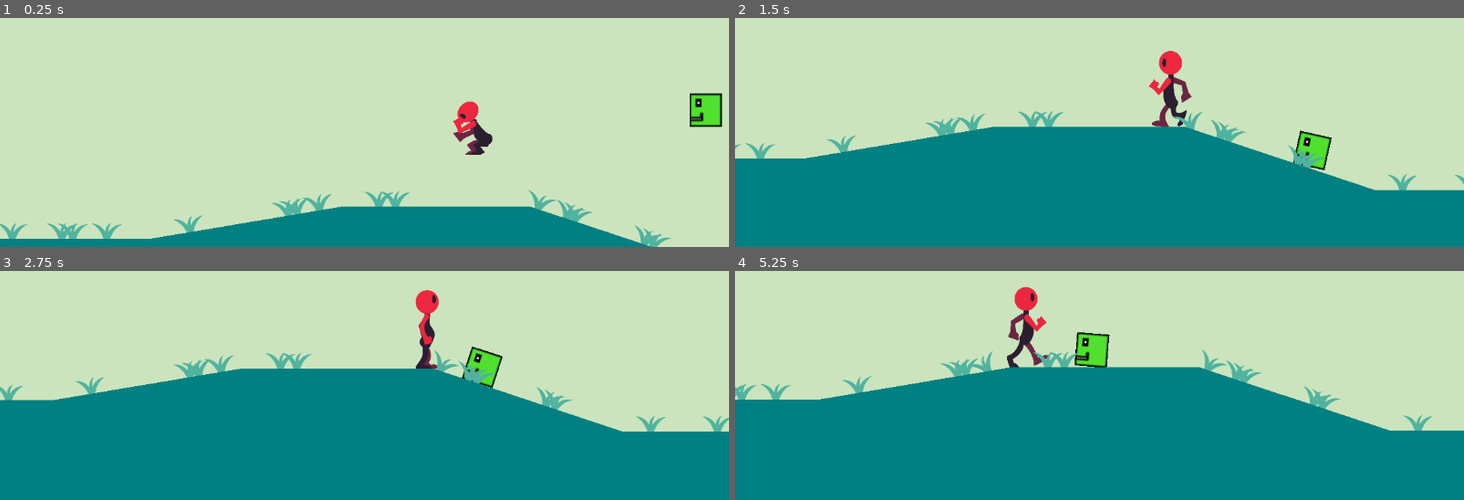
Above: before the commit, frames 1-4 (two rows, left to right).
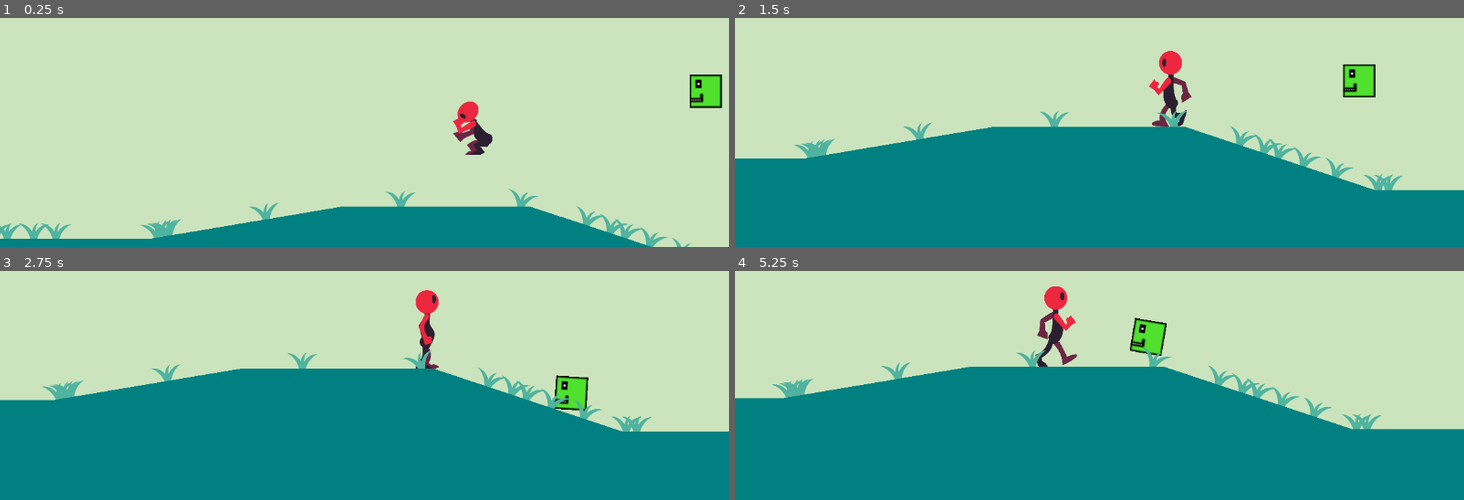
Above: after the commit, the same moments.

Repository: kir-55/TheArmheide
Game: Godot game, scene res://Scenes/Game.tscn
The game is run twice, just before and just after one commit, with the same random seed, the same clock (stepped at 60 frames per second) and the same inputs. The engine's default icon, where the game draws it, is replaced by a stand-in: a white triangle on a blue panel in a dark square.
Inputs (mouse positions are in pixels of both pictures, inside the frame that each line leads up to):
- Up to frame 1 (0.25 s): no input
- Up to frame 2 (1.5 s): move the mouse to (1259, 22) at 0.52 s; press the mouse at (1259, 22) at 0.53 s; move the mouse to (953, 63) at 1.27 s; release the mouse at (953, 63) at 1.28 s; click (953, 63) at 1.35 s
- Up to frame 3 (2.75 s): move the mouse to (outside the picture) at 2.02 s; press the mouse at (outside the picture) at 2.03 s
- Up to frame 4 (5.25 s): move the mouse to (1063, 376) at 2.77 s; release the mouse at (1063, 376) at 2.78 s; click (1063, 376) at 2.85 s; move the mouse to (1318, 355) at 3.52 s; press the mouse at (1318, 355) at 3.53 s; move the mouse to (outside the picture) at 4.27 s; release the mouse at (outside the picture) at 4.28 s; click (outside the picture) at 4.35 s; move the mouse to (1135, 296) at 5.02 s; press the mouse at (1135, 296) at 5.03 s

The runs differ from the first frame. In frame 1, 3.3% of the frame differs, in the area x 0-100%, y 24-100%; in frame 2, 3.5%; in frame 3, 3.3%; in frame 4, 7.2%, in the area x 0-100%, y 6-70%.

Commit message:
Minor tweaks - mostly nameing

Diff:
--- a/Scenes/Game.tscn
+++ b/Scenes/Game.tscn
@@ -1,13 +1,13 @@
 [gd_scene load_steps=12 format=3 uid="uid://b232mspaehrfk"]
 
 [ext_resource type="PackedScene" uid="uid://cly0k6aynga6o" path="res://Scenes/Player.tscn" id="2_ak363"]
-[ext_resource type="Script" path="res://Scripts/Camera.gd" id="3_6coef"]
+[ext_resource type="Script" path="res://Scripts/camera.gd" id="3_6coef"]
 [ext_resource type="Shader" uid="uid://bdq6jcim2vtvq" path="res://line.tres" id="4_tcox1"]
 [ext_resource type="PackedScene" uid="uid://dou4shwlwq4ya" path="res://Scenes/grasss.tscn" id="5_dvx3f"]
 [ext_resource type="PackedScene" uid="uid://ba3si7esec1ox" path="res://Scenes/tower.tscn" id="6_4j0ad"]
-[ext_resource type="Script" path="res://Scripts/HealthSystem.gd" id="6_mdbda"]
+[ext_resource type="Script" path="res://Scripts/Unused/health_system.gd" id="6_mdbda"]
 [ext_resource type="Script" path="res://Scripts/random_system.gd" id="7_5clvn"]
-[ext_resource type="Script" path="res://Scripts/LineGenerator.gd" id="7_qwvaq"]
+[ext_resource type="Script" path="res://Scripts/TerrainGeneration/line_generator.gd" id="7_qwvaq"]
 [ext_resource type="PackedScene" uid="uid://dmf8sf2rn0k64" path="res://Scenes/main_house.tscn" id="8_us4v6"]
 [ext_resource type="PackedScene" uid="uid://cun8flcxq70m4" path="res://Scenes/enemy.tscn" id="10_t63s6"]
 
--- a/Scenes/Main House Menu/main_house_menu.tscn
+++ b/Scenes/Main House Menu/main_house_menu.tscn
@@ -1,6 +1,6 @@
 [gd_scene load_steps=3 format=3 uid="uid://dto7gf217r7fk"]
 
-[ext_resource type="Script" path="res://Scripts/menu.gd" id="1_2dpv6"]
+[ext_resource type="Script" path="res://Scripts/UI/menu.gd" id="1_32elb"]
 [ext_resource type="Texture2D" uid="uid://b5mon5nuxgdtw" path="res://icon.png" id="1_lyur8"]
 
 [node name="Main House Menu" type="Control"]
@@ -12,7 +12,7 @@
 offset_bottom = -328.0
 grow_horizontal = 2
 grow_vertical = 2
-script = ExtResource("1_2dpv6")
+script = ExtResource("1_32elb")
 
 [node name="TabContainer" type="TabContainer" parent="."]
 layout_mode = 1
--- a/Scenes/Main House Menu/main_house_popup.tscn
+++ b/Scenes/Main House Menu/main_house_popup.tscn
@@ -1,6 +1,6 @@
 [gd_scene load_steps=3 format=3 uid="uid://bd8akof5a011b"]
 
-[ext_resource type="Script" path="res://Scripts/popup.gd" id="1_0oe5c"]
+[ext_resource type="Script" path="res://Scripts/UI/popup.gd" id="1_wfk7j"]
 [ext_resource type="PackedScene" uid="uid://dto7gf217r7fk" path="res://Scenes/Main House Menu/main_house_menu.tscn" id="2_m6a2q"]
 
 [node name="Popup" type="Control"]
@@ -8,7 +8,7 @@
 anchors_preset = 0
 offset_top = -246.0
 offset_bottom = -246.0
-script = ExtResource("1_0oe5c")
+script = ExtResource("1_wfk7j")
 menu_prefab = ExtResource("2_m6a2q")
 
 [node name="VBoxContainer" type="VBoxContainer" parent="."]
--- a/Scenes/Player.tscn
+++ b/Scenes/Player.tscn
@@ -1,6 +1,6 @@
 [gd_scene load_steps=11 format=3 uid="uid://cly0k6aynga6o"]
 
-[ext_resource type="Script" path="res://Scripts/Player.gd" id="1_3kv3l"]
+[ext_resource type="Script" path="res://Scripts/player.gd" id="1_3kv3l"]
 [ext_resource type="Texture2D" uid="uid://bqt50oi2o544j" path="res://Images/grzepnica3.png" id="2_dvo07"]
 
 [sub_resource type="RectangleShape2D" id="1"]
--- a/Scenes/arrow.tscn
+++ b/Scenes/arrow.tscn
@@ -1,6 +1,6 @@
 [gd_scene load_steps=4 format=3 uid="uid://cjl4exnecr2q1"]
 
-[ext_resource type="Script" path="res://Scripts/arrow.gd" id="1_7e2ug"]
+[ext_resource type="Script" path="res://Scripts/Unused/arrow.gd" id="1_7e2ug"]
 [ext_resource type="Texture2D" uid="uid://cg55lnujdjdlj" path="res://Images/grzepnicaWeapons copy.png" id="1_mrx37"]
 
 [sub_resource type="RectangleShape2D" id="RectangleShape2D_8xipq"]
--- a/Scenes/enemy.tscn
+++ b/Scenes/enemy.tscn
@@ -2,9 +2,9 @@
 
 [ext_resource type="Script" path="res://Scripts/enemy.gd" id="1_d8oih"]
 [ext_resource type="Texture2D" uid="uid://betk5mrjmg11g" path="res://Images/enemy.png" id="1_je23y"]
-[ext_resource type="Script" path="res://Scripts/States/State Machine.gd" id="2_8dvqc"]
-[ext_resource type="Script" path="res://Scripts/States/EnemyIdle.gd" id="3_dwqag"]
-[ext_resource type="Script" path="res://Scripts/States/EnemyFollow.gd" id="5_kijgv"]
+[ext_resource type="Script" path="res://Scripts/StateMachine/state_machine.gd" id="3_wdkkv"]
+[ext_resource type="Script" path="res://Scripts/StateMachine/enemy_states/enemy_idle.gd" id="4_xh077"]
+[ext_resource type="Script" path="res://Scripts/StateMachine/enemy_states/enemy_follow.gd" id="5_wglmd"]
 
 [sub_resource type="RectangleShape2D" id="RectangleShape2D_6kqf7"]
 size = Vector2(51, 53)
@@ -22,13 +22,13 @@
 texture = ExtResource("1_je23y")
 
 [node name="State Machine" type="Node" parent="." node_paths=PackedStringArray("initial_state")]
-script = ExtResource("2_8dvqc")
+script = ExtResource("3_wdkkv")
 initial_state = NodePath("Idle")
 
 [node name="Idle" type="Node" parent="State Machine" node_paths=PackedStringArray("enemy")]
-script = ExtResource("3_dwqag")
+script = ExtResource("4_xh077")
 enemy = NodePath("../..")
 
 [node name="Follow" type="Node" parent="State Machine" node_paths=PackedStringArray("enemy")]
-script = ExtResource("5_kijgv")
+script = ExtResource("5_wglmd")
 enemy = NodePath("../..")
--- a/Scenes/grasss.tscn
+++ b/Scenes/grasss.tscn
@@ -1,7 +1,8 @@
 [gd_scene load_steps=3 format=3 uid="uid://dou4shwlwq4ya"]
 
 [ext_resource type="Texture2D" uid="uid://dma5cba6qs6tn" path="res://Images/Ellipse 2.png" id="1_8rsuo"]
-[ext_resource type="Script" path="res://Scripts/grasss.gd" id="2_p6r8r"]
+[ext_resource type="Script" path="res://Scripts/TerrainGeneration/grasss.gd" id="2_p6r8r"]
+
 
 [node name="Grasss" type="Sprite2D"]
 modulate = Color(0.309804, 0.701961, 0.623529, 1)
--- a/Scenes/wild_boar.tscn
+++ b/Scenes/wild_boar.tscn
@@ -1,7 +1,7 @@
 [gd_scene load_steps=21 format=3 uid="uid://bfm28x0d43shk"]
 
 [ext_resource type="Texture2D" uid="uid://diosvkmmsldv5" path="res://Images/dzik_grzepnica.png" id="1_pwiq6"]
-[ext_resource type="Script" path="res://Scripts/wild_boar.gd" id="2_ywjbd"]
+[ext_resource type="Script" path="res://Scripts/Unused/wild_boar.gd" id="2_ywjbd"]
 
 [sub_resource type="RectangleShape2D" id="RectangleShape2D_jybcw"]
 size = Vector2(310, 216)
--- a/Scripts/States/EnemyFollow.gd
+++ b/Scripts/StateMachine/enemy_states/enemy_follow.gd
@@ -1,13 +1,15 @@
+class_name EnemyFollow
 extends State
-class_name EnemyFollow
 
 @export var enemy : CharacterBody2D
 @export var move_speed := 120.0
 
 var player : CharacterBody2D
 
+
 func Enter():
 	player = get_tree().get_first_node_in_group("BoarTarget")
+
 
 func Physics_Update(delta: float):
 	print(self.name)
--- a/Scripts/States/EnemyIdle.gd
+++ b/Scripts/StateMachine/enemy_states/enemy_idle.gd
@@ -1,5 +1,6 @@
+class_name EnemyIdle
 extends State
-class_name EnemyIdle
+
 
 @export var enemy: CharacterBody2D
 @export var move_speed := 120.0
--- a/Scripts/States/State.gd
+++ b/Scripts/StateMachine/state.gd
@@ -1,5 +1,5 @@
+class_name State
 extends Node
-class_name State
 
 signal RequestTransition
 
--- a/Scripts/enemy.gd
+++ b/Scripts/enemy.gd
@@ -1,6 +1,6 @@
 extends CharacterBody2D
 
-const GRAVITY = 1000
+const GRAVITY = 100
 
 func _physics_process(delta):
 	if velocity.x > 0:
@@ -13,6 +13,6 @@
 
 func _process(delta: float) -> void:
 	if is_on_floor():
-		var normal : Vector2 = get_floor_normal()
-		var offset : float = deg_to_rad(90)
+		var normal := get_floor_normal()
+		var offset := deg_to_rad(90)
 		rotation = lerp_angle(rotation, get_floor_normal().angle() + deg_to_rad(90), 0.1)
--- a/Scripts/temp.gd
+++ /dev/null
@@ -1,15 +0,0 @@
-extends Sprite2D
-
-
-# Called when the node enters the scene tree for the first time.
-func _ready():
-	pass # Replace with function body.
-
-
-# Called every frame. 'delta' is the elapsed time since the previous frame.
-func _process(delta):
-	pass
-
-func _input(event):
-	if event.is_action_released("shoot"):
-		position = get_global_mouse_position()
Renamed: Scripts/States/State Machine.gd -> Scripts/StateMachine/state_machine.gd
Renamed: Scripts/grasss.gd -> Scripts/TerrainGeneration/grasss.gd
Renamed: Scripts/LineGenerator.gd -> Scripts/TerrainGeneration/line_generator.gd
Renamed: Scripts/menu.gd -> Scripts/UI/menu.gd
Renamed: Scripts/popup.gd -> Scripts/UI/popup.gd
Renamed: Scripts/arrow.gd -> Scripts/Unused/arrow.gd
Renamed: Scripts/Bow.gd -> Scripts/Unused/bow.gd
Renamed: Scripts/HealthSystem.gd -> Scripts/Unused/health_system.gd
Renamed: Scripts/wild_boar.gd -> Scripts/Unused/wild_boar.gd
Not shown, removed: Scenes/arrow.tscn.depren
